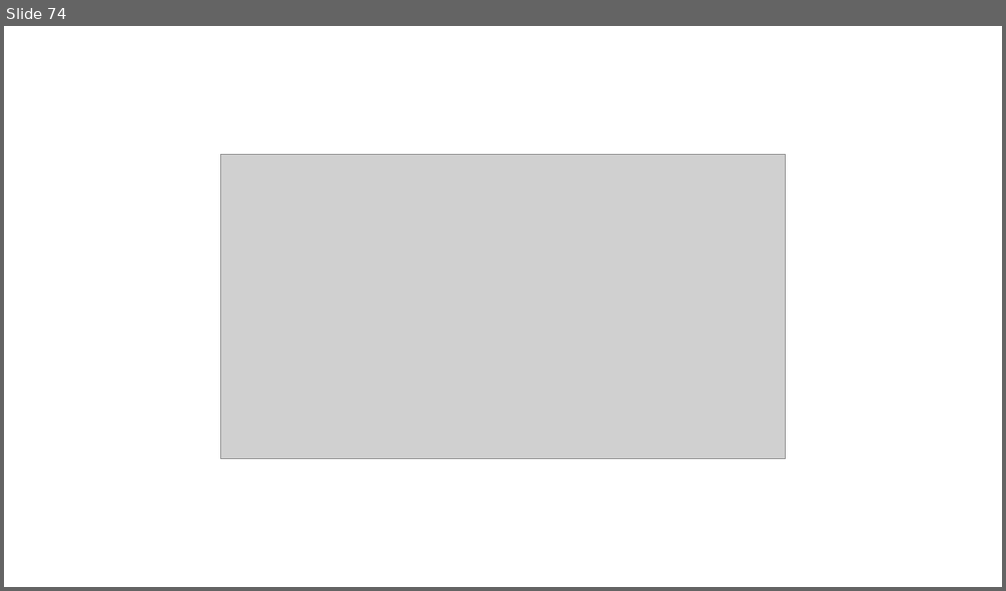
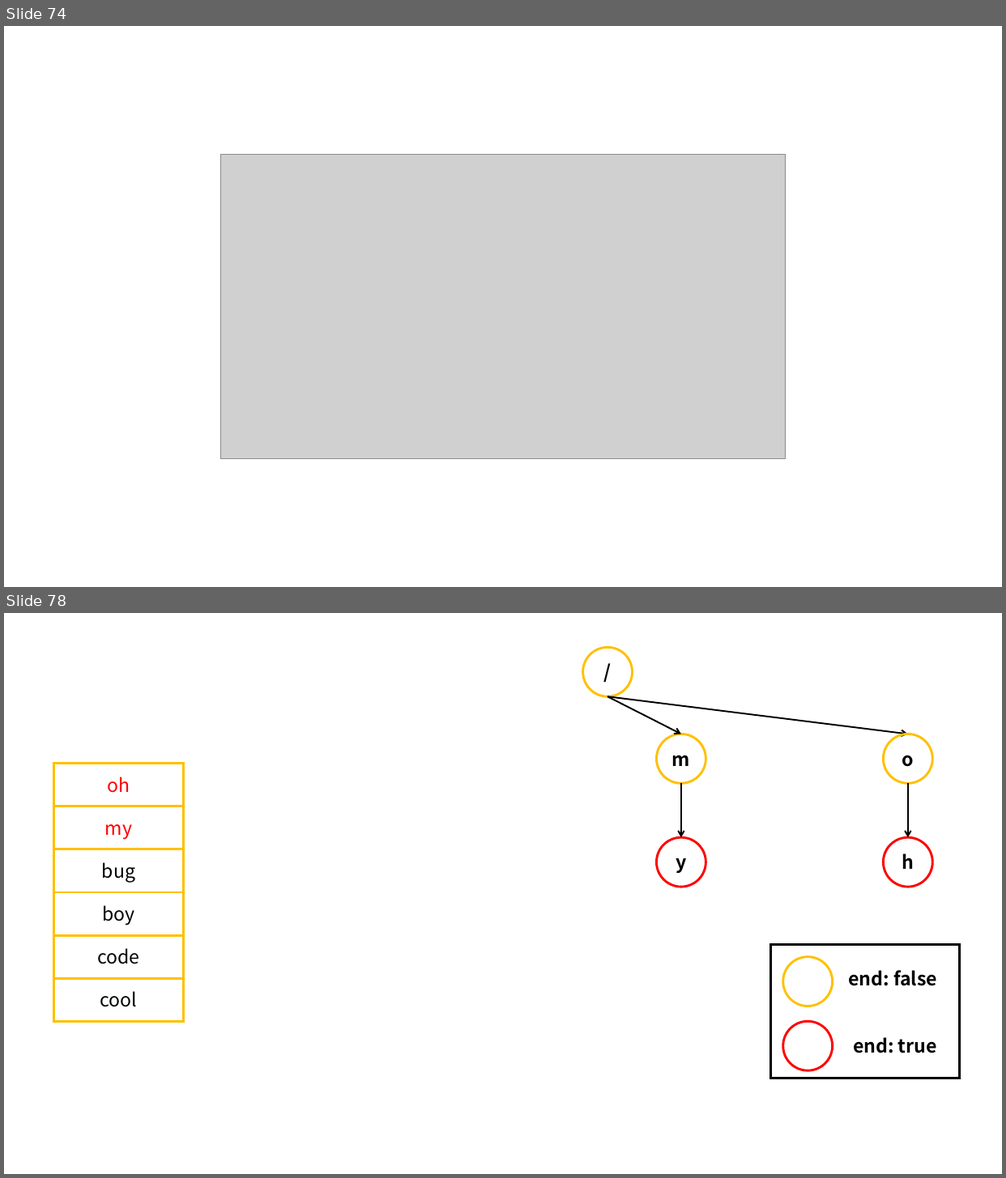
Before and after one commit to Oh-MyBug/LeetCode, a slide deck: out/production/LeetCode/PPT/PPT.pptx. Shown one above the other, each under a label of ours: slide 74 before the commit, slides 74 and 78 after it; the slides between them are not shown. The pictures are 1006x591 and 1006x1178 pixels, drawn with LibreOffice and Linux fonts; fonts in the diff are those of the drawing; grey boxes stand for pictures. Boxes give left, top, right and bottom in pixels: in the first picture for what was removed or moved away, otherwise in the second. Text is boxed around its words. In the diff, an @@ line names an element or a change of style, - is before the commit and + after.

```diff
--- a/out/production/LeetCode/PPT/PPT.pptx
+++ b/out/production/LeetCode/PPT/PPT.pptx
@@ slide 78 added at <box>4,613,1002,1174</box>, background #FFFFFF @@
@@ ellipse added at <box>582,648,632,697</box>, outline #FFC000 2.25 pt, 18 pt, text #000000, bold @@
+/
@@ arrow added from (607, 697) to (908, 735), #000000 1.5 pt @@
@@ arrow added from (607, 697) to (681, 735), #000000 1.5 pt @@
@@ ellipse added at <box>657,735,706,784</box>, outline #FFC000 2.25 pt, 18 pt, text #000000, bold @@
+m
@@ ellipse added at <box>884,735,933,784</box>, outline #FFC000 2.25 pt, 18 pt, text #000000, bold @@
+o
@@ rectangle added at <box>54,764,183,806</box>, outline #FFC000 2.25 pt, 18 pt, text #FF0000 @@
+oh
@@ rectangle added at <box>54,807,183,850</box>, outline #FFC000 2.25 pt, 18 pt, text #FF0000 @@
+my
@@ arrow added from (681, 784) to (681, 837), #000000 1.5 pt @@
@@ arrow added from (908, 784) to (908, 837), #000000 1.5 pt @@
@@ rectangle added at <box>54,850,183,892</box>, outline #FFC000 2.25 pt, 18 pt, text #000000 @@
+bug
@@ ellipse added at <box>657,837,706,887</box>, outline #FF0000 2.25 pt, 18 pt, text #000000, bold @@
+y
@@ ellipse added at <box>884,837,933,887</box>, outline #FF0000 2.25 pt, 18 pt, text #000000, bold @@
+h
@@ rectangle added at <box>54,892,183,935</box>, outline #FFC000 2.25 pt, 18 pt, text #000000 @@
+boy
@@ rectangle added at <box>54,935,183,978</box>, outline #FFC000 2.25 pt, 18 pt, text #000000 @@
+code
@@ rectangle added at <box>770,945,959,1080</box>, outline #000000 2.25 pt @@
@@ ellipse added at <box>783,957,833,1007</box>, outline #FFC000 2.25 pt @@
@@ text added at <box>848,970,937,986</box>, 18 pt, text #000000, bold @@
+end: false
@@ rectangle added at <box>54,978,183,1021</box>, outline #FFC000 2.25 pt, 18 pt, text #000000 @@
+cool
@@ ellipse added at <box>783,1022,833,1071</box>, outline #FF0000 2.25 pt @@
@@ text added at <box>853,1037,937,1054</box>, 18 pt, text #000000, bold @@
+end: true
```
Also in this commit, not shown: 7 other slides added, 1 slide removed, 52 other files.
